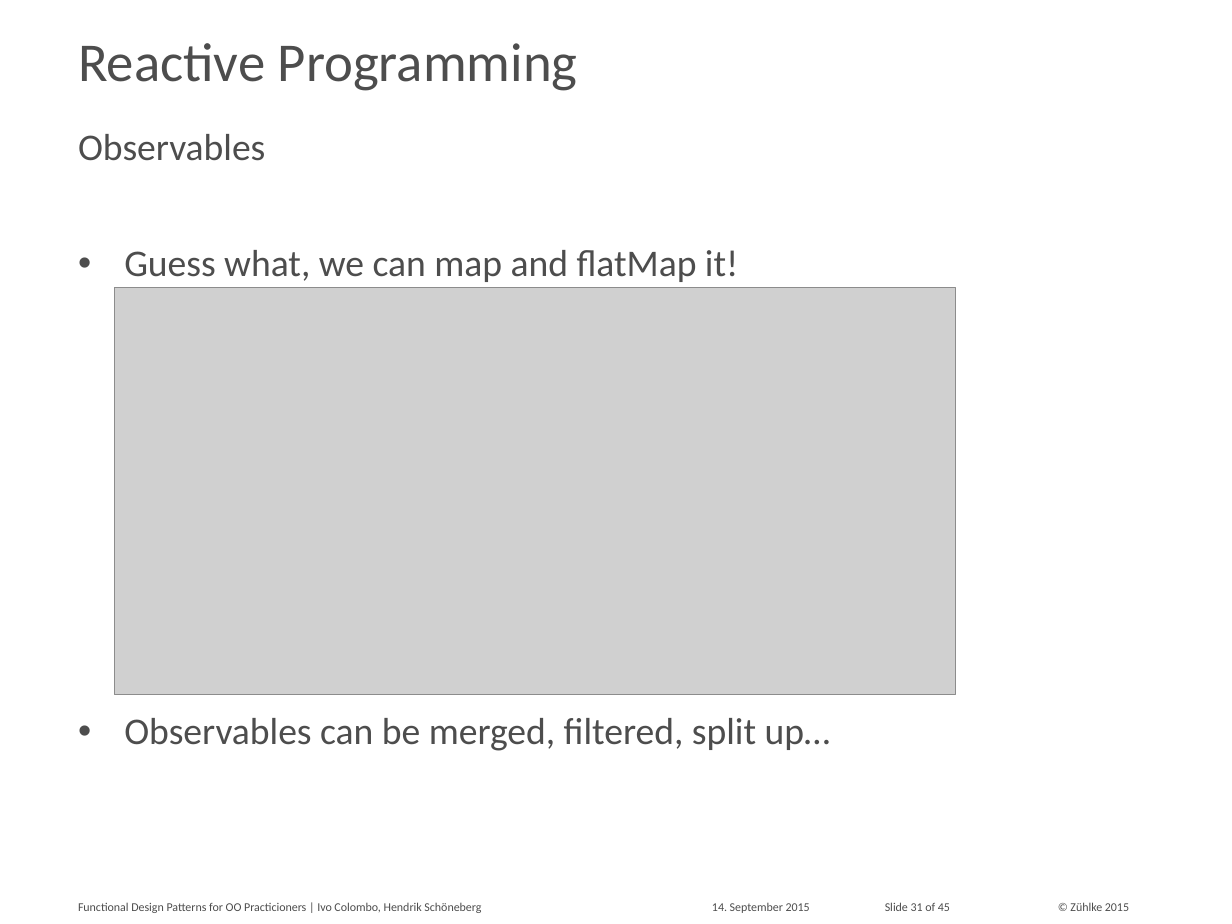
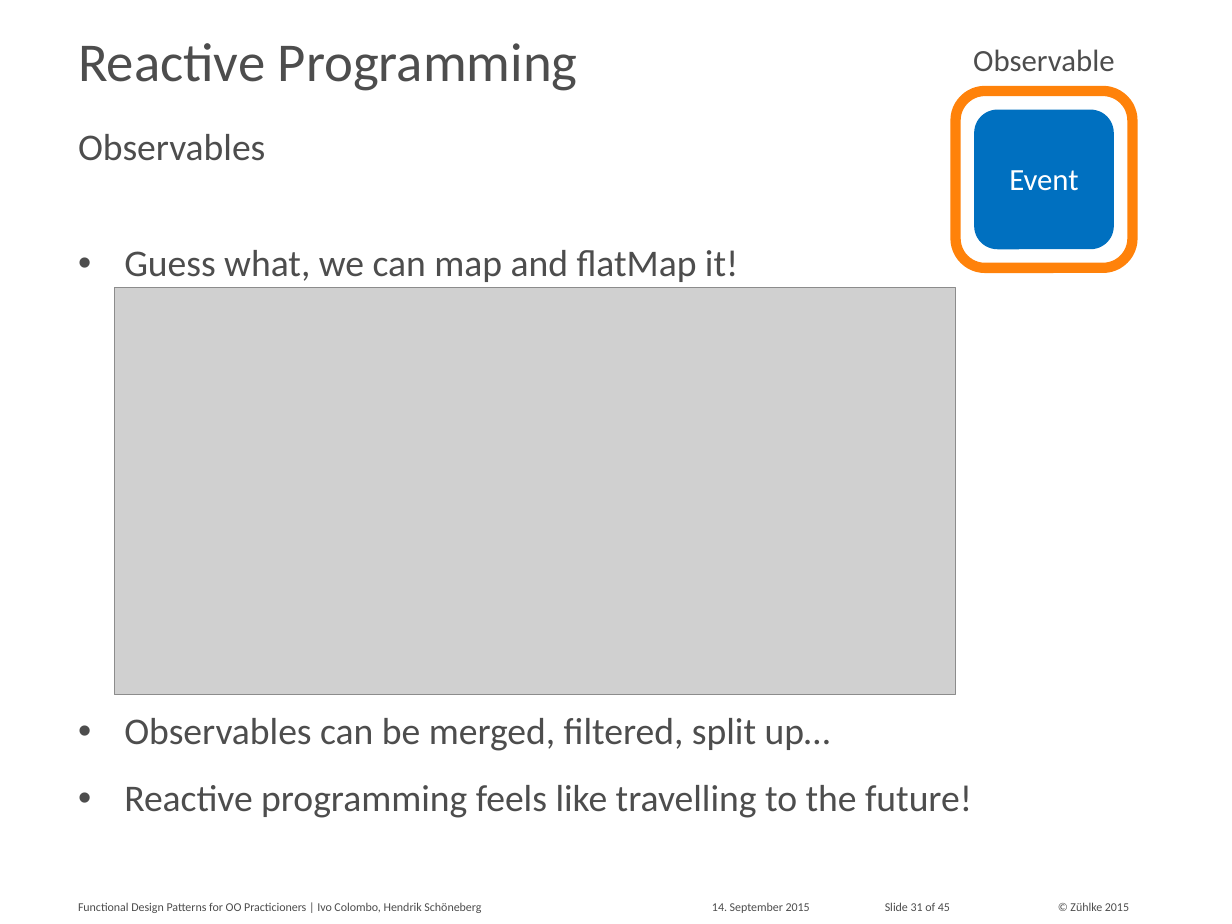
Before and after one commit to aax/zdays-fp-patterns, a slide deck: slide 31 of Functional Design Patterns for OO Practitioners.pptx. Drawn at 1232x924 pixels with LibreOffice and Linux fonts; fonts in the diff are those of the drawing; grey boxes stand for pictures. Boxes give left, top, right and bottom in pixels: in the first picture for what was removed or moved away, otherwise in the second. Text is boxed around its words. In the diff, an @@ line names an element or a change of style, - is before the commit and + after.

```diff
--- a/Functional Design Patterns for OO Practitioners.pptx
+++ b/Functional Design Patterns for OO Practitioners.pptx
@@ group added at (956, 49, 1133, 269): 2 rounded rectangles, 2 texts @@
+Observable
+Event
@@ text at (124, 785, 972, 818): paragraph added @@
+• Reactive programming feels like travelling to the future!
```
Also in this commit, not shown: 20 other slides changed, 1 other file.
